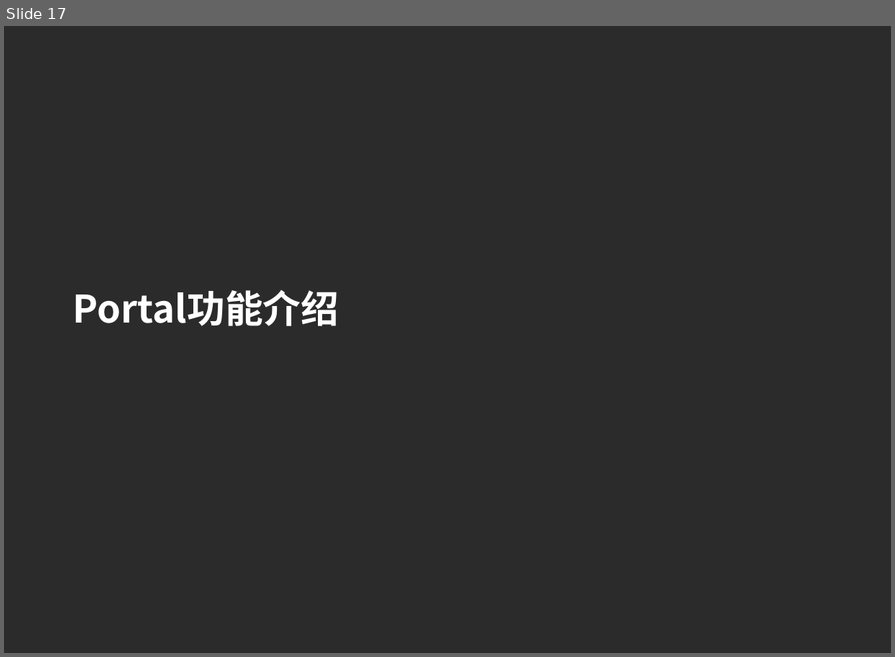
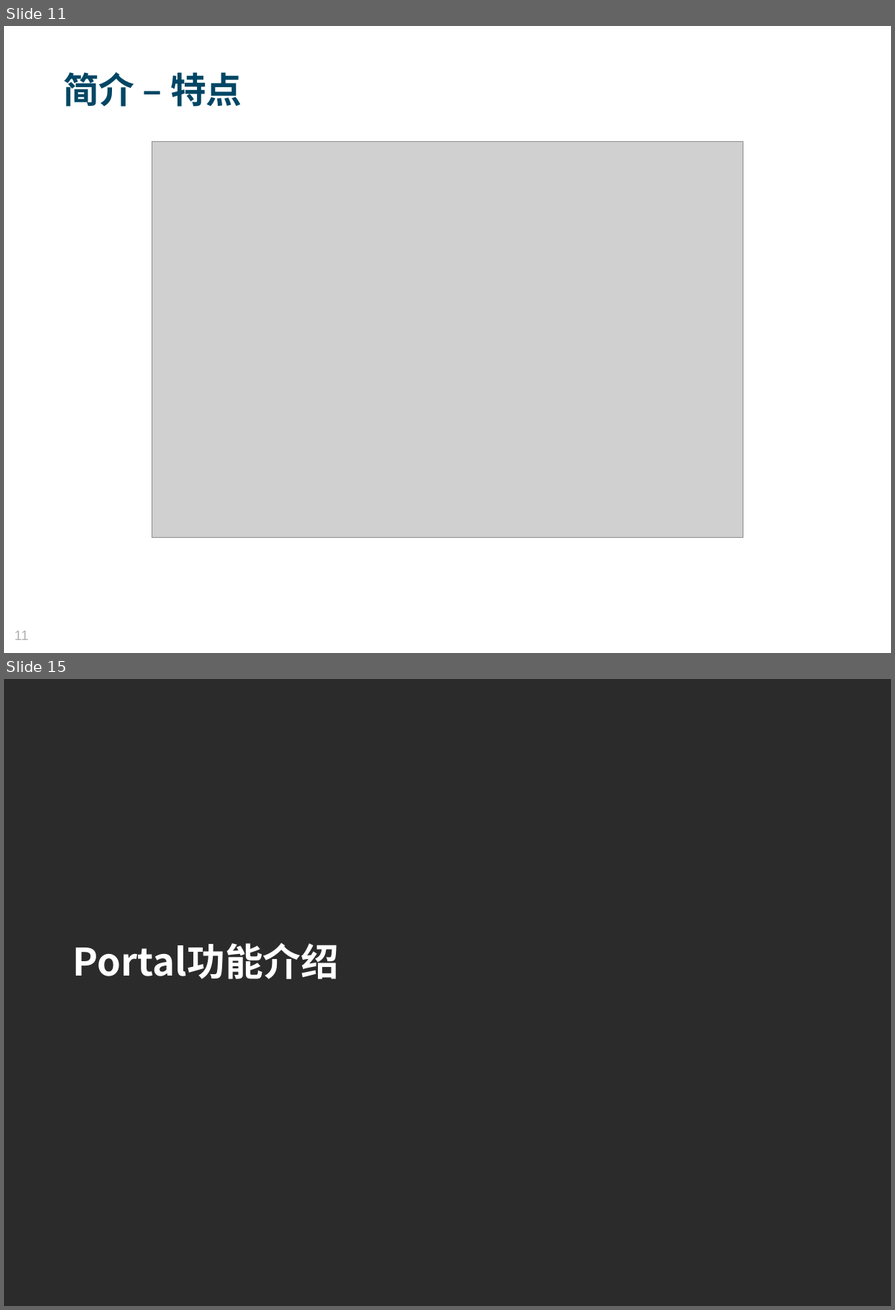
Before and after one commit to MosesZhu/Cube, a slide deck: Document/New Webframework Introduction.ppt. Shown one above the other, each under a label of ours: slide 17 before the commit, slides 11 and 15 after it; the slides between them are not shown. The pictures are 895x657 and 895x1310 pixels, drawn with LibreOffice and Linux fonts; fonts in the diff are those of the drawing; grey boxes stand for pictures; background and template pictures are left out; a plain dark background stands for a picture behind light text. Boxes give left, top, right and bottom in pixels: in the first picture for what was removed or moved away, otherwise in the second. Text is boxed around its words. In the diff, an @@ line names an element or a change of style, - is before the commit and + after.

```diff
--- a/Document/New Webframework Introduction.ppt
+++ b/Document/New Webframework Introduction.ppt
@@ slide 11 added at <box>4,26,891,653</box>, background picture (left out) @@
@@ text added at <box>63,72,242,107</box>, 34 pt, text #004664, bold @@
+简介 – 特点
@@ picture added at <box>152,141,744,538</box> @@
@@ page number added at <box>14,631,28,640</box>, 13 pt, text #B2B2B2 @@
+11
@@ what was slide 17 is now slide 15 @@
```
Also in this commit, not shown: 11 slides changed, 1 other slide added, 4 slides removed, 12 other files.
